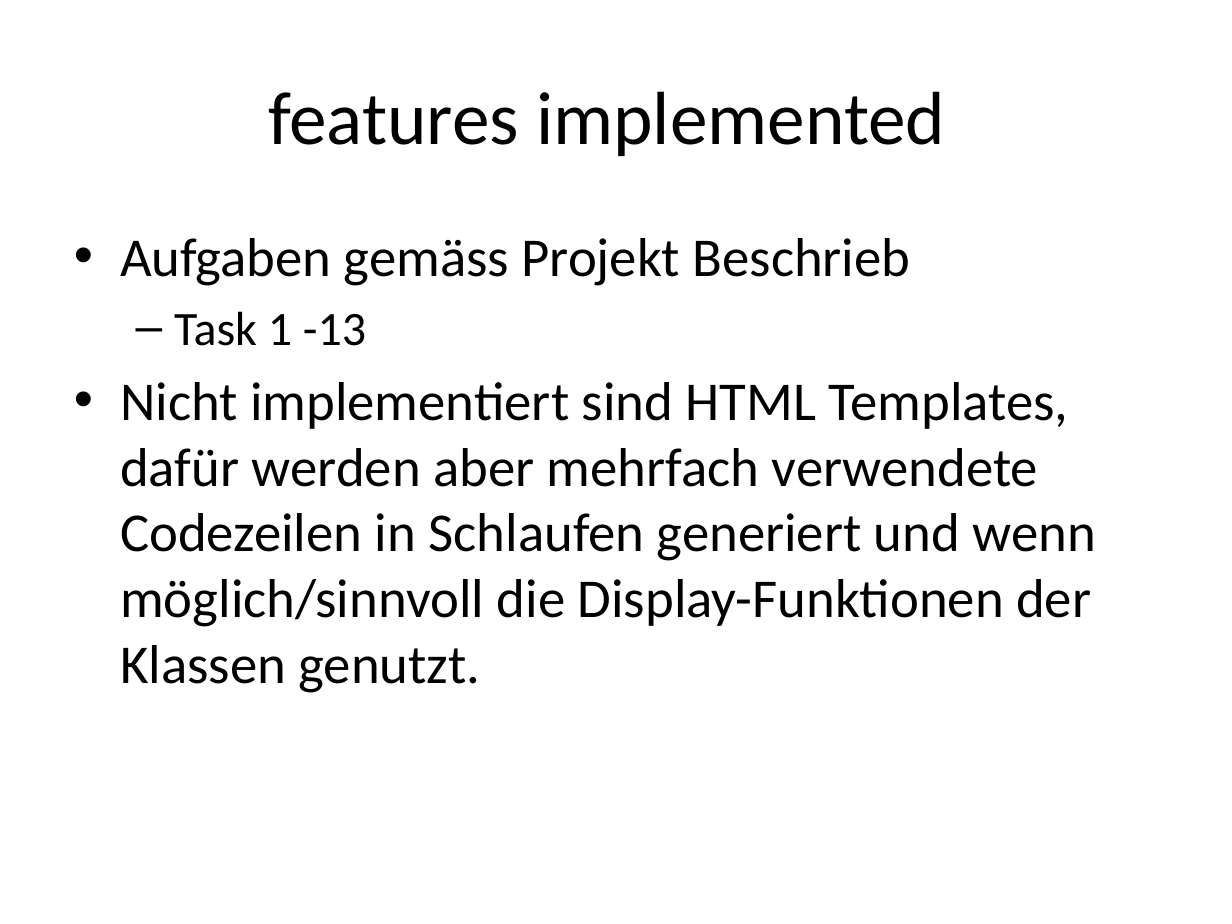
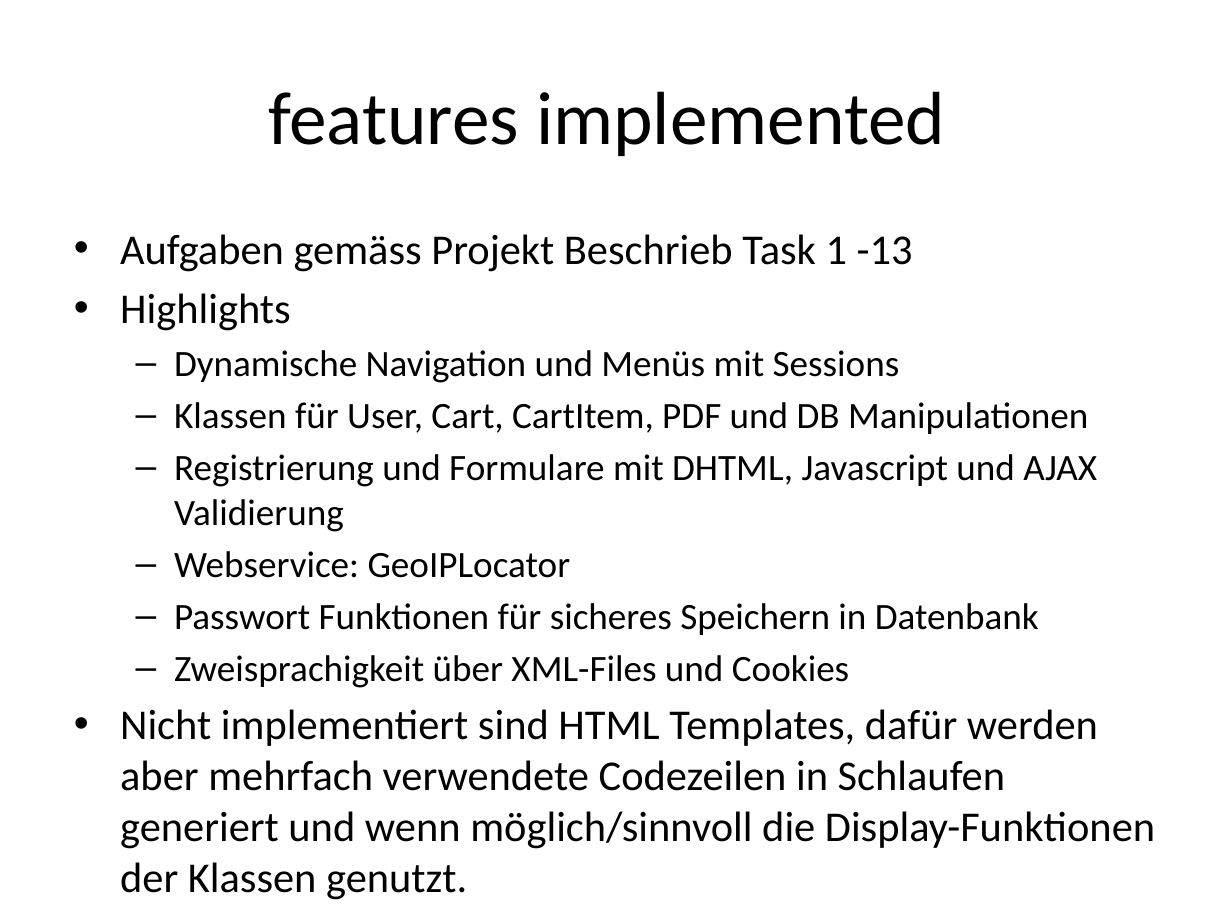
Before and after one commit to vonop1/ch.bfh.bti7054.w2013.p.Weichbroetchen, a slide deck: slide 5 of Docs/Weichbrötchen Webshop.pptx (slide 3 before the commit). Drawn at 1232x924 pixels with LibreOffice and Linux fonts; fonts in the diff are those of the drawing. Boxes give left, top, right and bottom in pixels: in the first picture for what was removed or moved away, otherwise in the second. Text is boxed around its words. In the diff, an @@ line names an element or a change of style, - is before the commit and + after.

```diff
--- a/Docs/Weichbrötchen Webshop.pptx
+++ b/Docs/Weichbrötchen Webshop.pptx
@@ text at (120,234,1097,688): text changed; size 32 to 21.7 pt @@
-• Aufgaben gemäss Projekt Beschrieb
-  – Task 1 -13
+• Aufgaben gemäss Projekt Beschrieb Task 1 -13
+• Highlights
+  – Dynamische Navigation und Menüs mit Sessions
+  – Klassen für User, Cart, CartItem, PDF und DB Manipulationen
+  – Registrierung und Formulare mit DHTML, Javascript und AJAX Validierung
+  – Webservice: GeoIPLocator
+  – Passwort Funktionen für sicheres Speichern in Datenbank
+  – Zweisprachigkeit über XML-Files und Cookies
@@ text at (120,709,1155,849): size 32 to 24.8 pt in "Nicht implementiert sind HTML Templates, dafür werden ..."; less space between paragraphs @@
```
Also in this commit, not shown: 2 other slides changed, 2 slides added, 2 other files.
